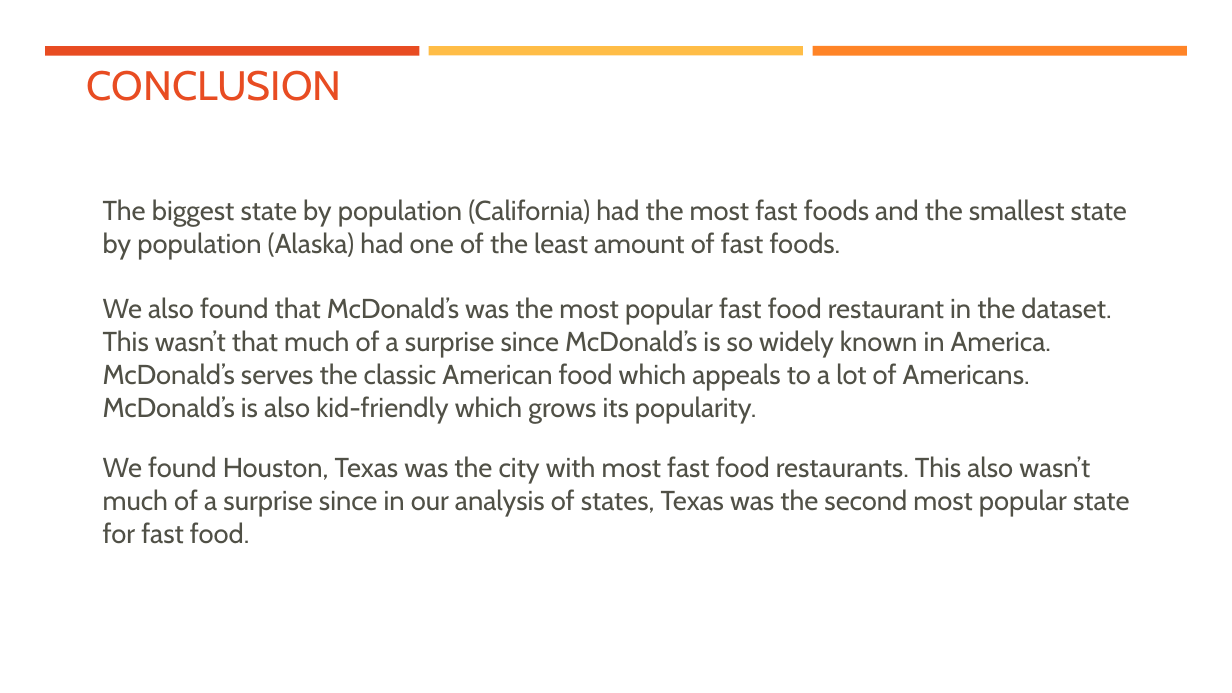
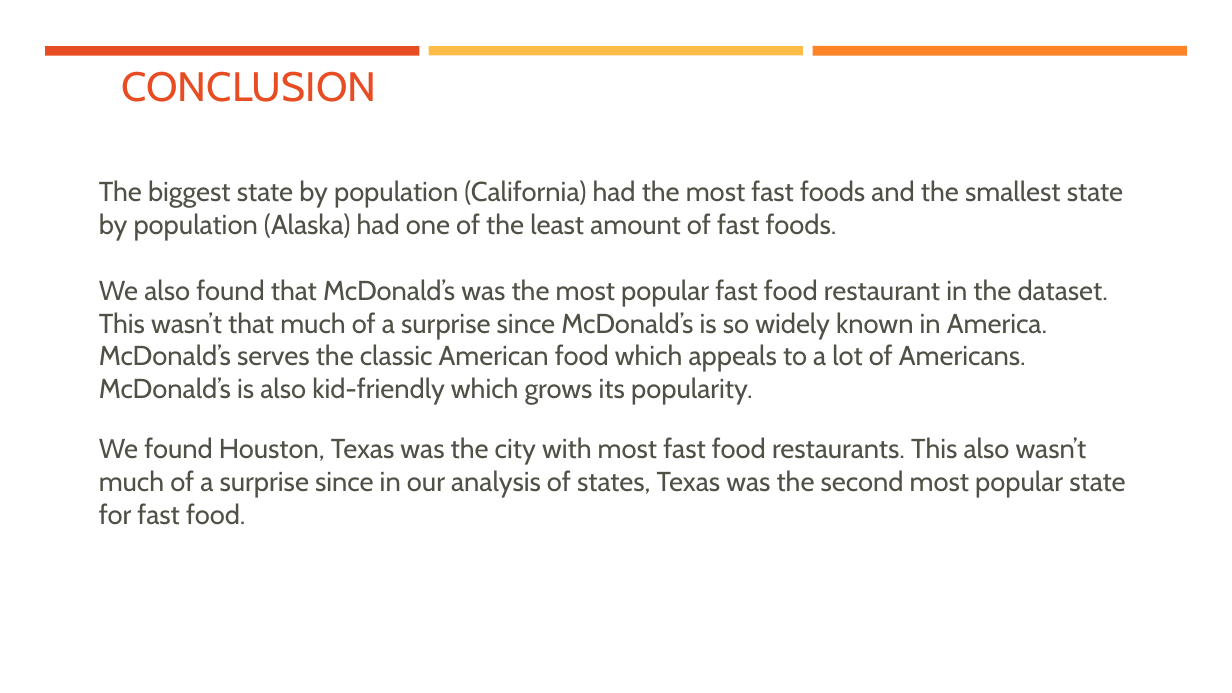
Before and after one commit to tduszyk/Supersize_America, a slide deck: slide 10 of ppt_final.pptx. Drawn at 1232x693 pixels with LibreOffice and Linux fonts; fonts in the diff are those of the drawing. Boxes give left, top, right and bottom in pixels: in the first picture for what was removed or moved away, otherwise in the second. Text is boxed around its words. In the diff, an @@ line names an element or a change of style, - is before the commit and + after.

```diff
--- a/ppt_final.pptx
+++ b/ppt_final.pptx
@@ title "CONCLUSION": place and size @@
-title "CONCLUSION" at bbox=[87, 70, 342, 101]
+title "CONCLUSION" at bbox=[122, 71, 377, 102]
@@ text "The biggest state by population ...": place and size @@
-text "The biggest state by population ..." at bbox=[103, 199, 1129, 544]
+text "The biggest state by population ..." at bbox=[99, 180, 1125, 525]
```
Also in this commit, not shown: 4 other slides changed.
